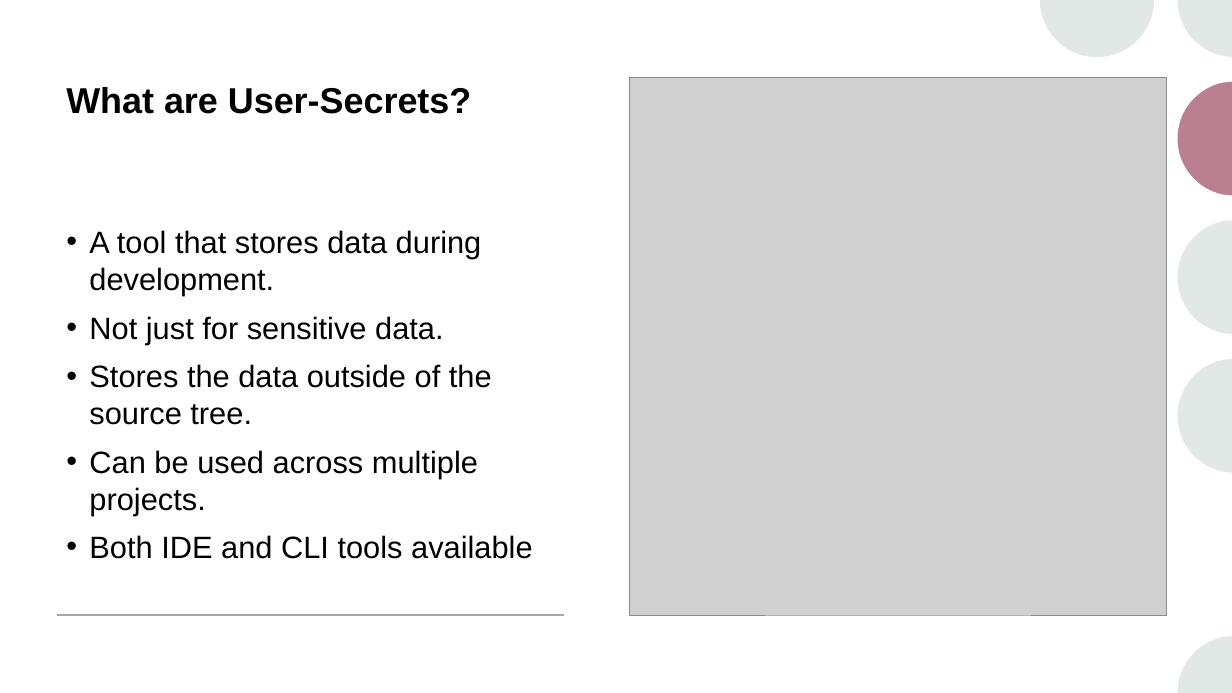
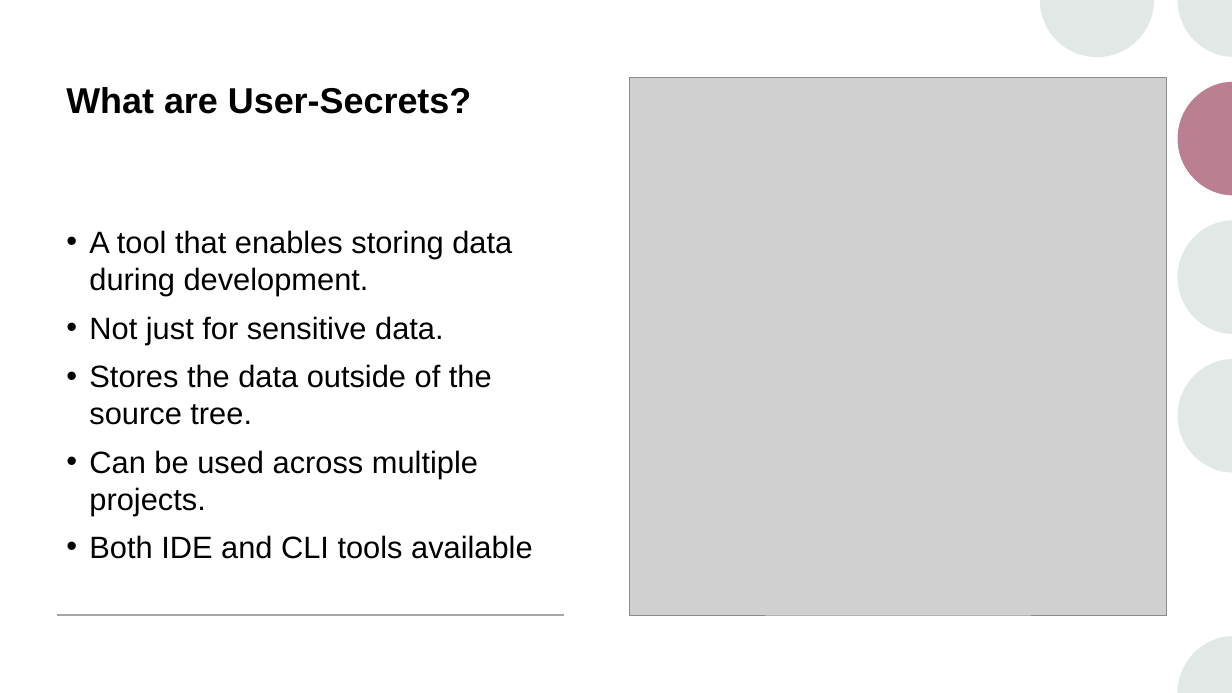
Before and after one commit to pulcher/stop-checking-in-secrets, a slide deck: slide 6 of stop-checking-in-secrets.pptx. Drawn at 1232x693 pixels with LibreOffice and Linux fonts; fonts in the diff are those of the drawing; grey boxes stand for pictures. Boxes give left, top, right and bottom in pixels: in the first picture for what was removed or moved away, otherwise in the second. Text is boxed around its words. In the diff, an @@ line names an element or a change of style, - is before the commit and + after.

```diff
--- a/stop-checking-in-secrets.pptx
+++ b/stop-checking-in-secrets.pptx
@@ text at [89,230,512,296]: text changed @@
-• A tool that stores data during development.
+• A tool that enables storing data during development.
```
Also in this commit, not shown: 6 other slides changed, 3 slides added.
